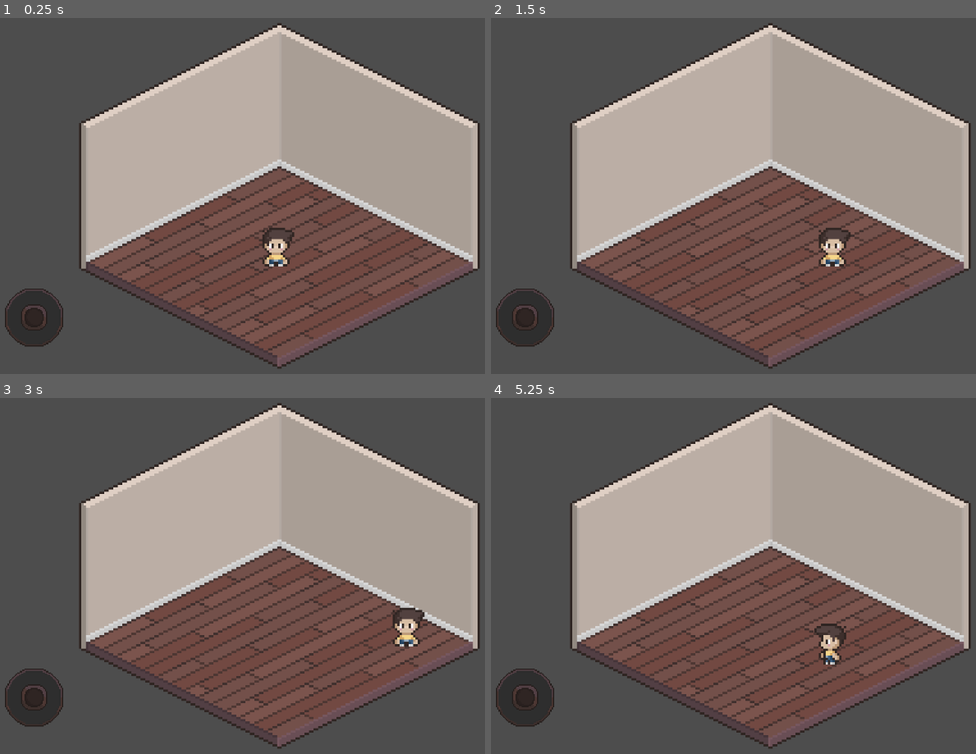
Above: before the commit, frames 1-4 (two rows, left to right).
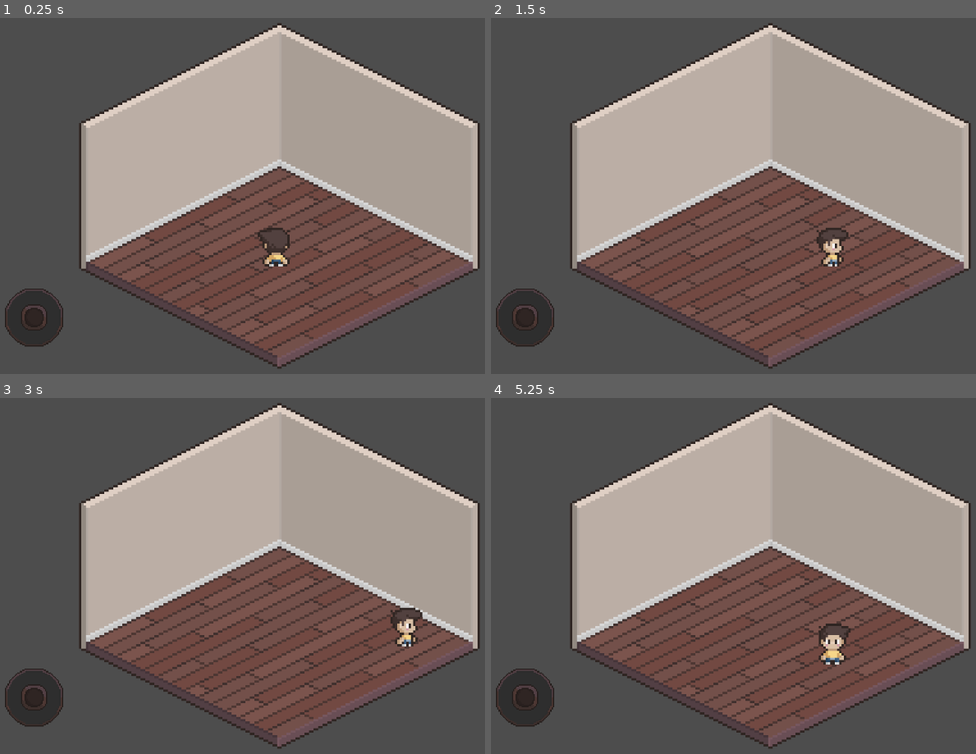
Above: after the commit, the same moments.

Repository: renanaugustomacena-ux/Projectwork-IFTS-Private
Game: Godot game, scene res://scenes/game.tscn
Same seed, same stepped clock (60 frames per second), same inputs: the game is played once before the commit and once after it.
Inputs (mouse positions are in pixels of both pictures, inside the frame that each line leads up to):
- Up to frame 1 (0.25 s): no input
- Up to frame 2 (1.5 s): move the mouse to (912, 174) at 0.52 s; hold Right (ui_right) 0.53-1.25 s; click (912, 174) at 0.67 s; drag from (641, 213) to (738, 267) at 1.27 s
- Up to frame 3 (3 s): move the mouse to (344, 494) at 2.02 s; hold Right (ui_right) 2.03-2.75 s; drag from (247, 647) to (82, 519) at 2.77 s
- Up to frame 4 (5.25 s): move the mouse to (966, 629) at 3.52 s; hold Left (ui_left) 3.53-4.25 s; drag from (573, 519) to (670, 483) at 4.27 s; move the mouse to (801, 576) at 5.02 s; hold Down (ui_down) from 5.03 s (still down); click (801, 576) at 5.17 s

The runs differ from the first frame. In frame 1, 0.2% of the frame differs, in the area x 53-61%, y 58-70%; in frame 2, 0.3%; in frame 3, 0.3%; in frame 4, 0.4%, in the area x 66-75%, y 63-75%.

Commit message:
Added all 8 animation directions

Diff:
--- a/projectwork-ifts/scenes/male-character.tscn
+++ b/projectwork-ifts/scenes/male-character.tscn
@@ -578,4 +578,4 @@
 
 [node name="AnimatedSprite2D" type="AnimatedSprite2D" parent="." unique_id=960677456]
 sprite_frames = SubResource("SpriteFrames_y8rnv")
-animation = &"idle_down"
+animation = &"walk_up"
--- a/projectwork-ifts/scripts/male_character.gd
+++ b/projectwork-ifts/scripts/male_character.gd
@@ -17,8 +17,37 @@
 
 
 func _animate() -> void:
-	if direction.x > 0.0:
-		$AnimatedSprite2D.flip_h = false
-	elif direction.x < 0.0:
-		$AnimatedSprite2D.flip_h = true
-	$AnimatedSprite2D.play(&"walk_side" if direction else &"idle_down")
+	if direction == Vector2.ZERO:
+		var current := $AnimatedSprite2D.animation as String
+		if current.begins_with("walk_"):
+			var idle_anim: StringName
+			match current:
+				"walk_side":      idle_anim = &"idle_side"
+				"walk_side_down": idle_anim = &"idle_vertical_down"
+				"walk_down":      idle_anim = &"idle_down"
+				"walk_side_up":   idle_anim = &"idle_vertical_up"
+				"walk_up":        idle_anim = &"idle_up"
+			$AnimatedSprite2D.play(idle_anim)
+		return
+
+	# Flip horizontally for left-facing directions
+	$AnimatedSprite2D.flip_h = direction.x < 0.0
+
+	# Determine animation based on angle (8 directions, 45° each)
+	var angle := direction.angle()
+	var sector := int(round(angle / (PI / 4.0))) % 8
+	if sector < 0:
+		sector += 8
+
+	var anim: StringName
+	match sector:
+		0:  anim = &"walk_side"       # right
+		1:  anim = &"walk_side_down"  # down-right
+		2:  anim = &"walk_down"       # down
+		3:  anim = &"walk_side_down"  # down-left  (flip_h)
+		4:  anim = &"walk_side"       # left        (flip_h)
+		5:  anim = &"walk_side_up"    # up-left     (flip_h)
+		6:  anim = &"walk_up"         # up
+		7:  anim = &"walk_side_up"    # up-right
+
+	$AnimatedSprite2D.play(anim)
